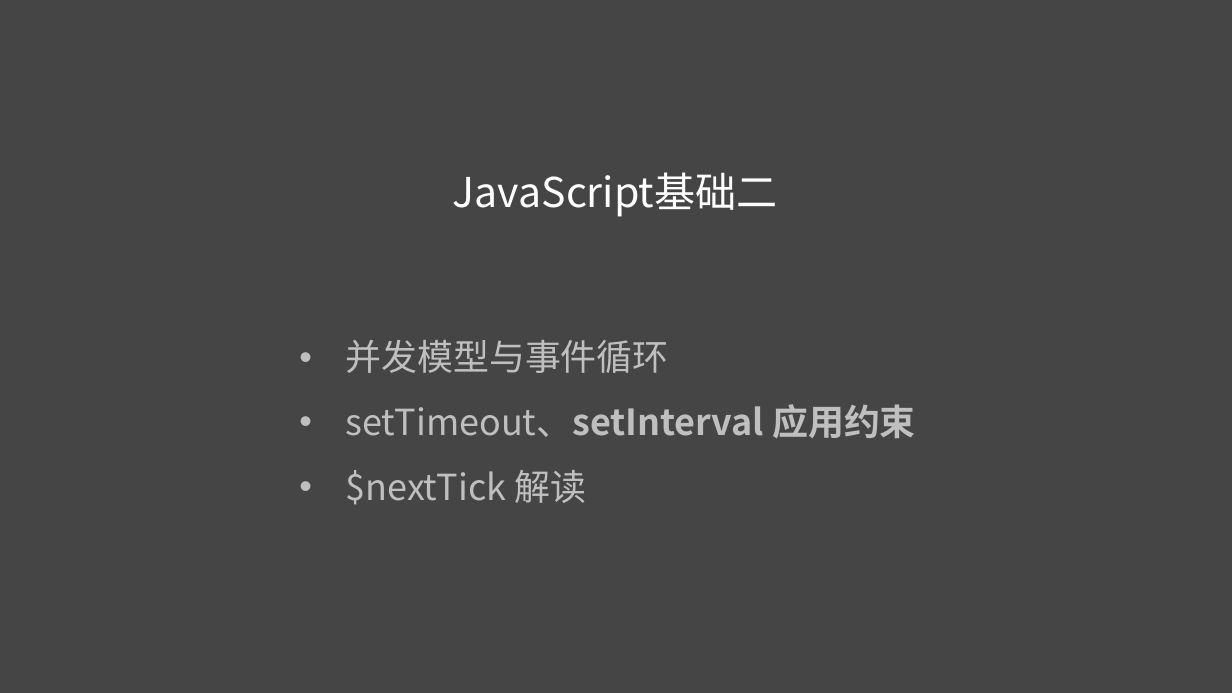
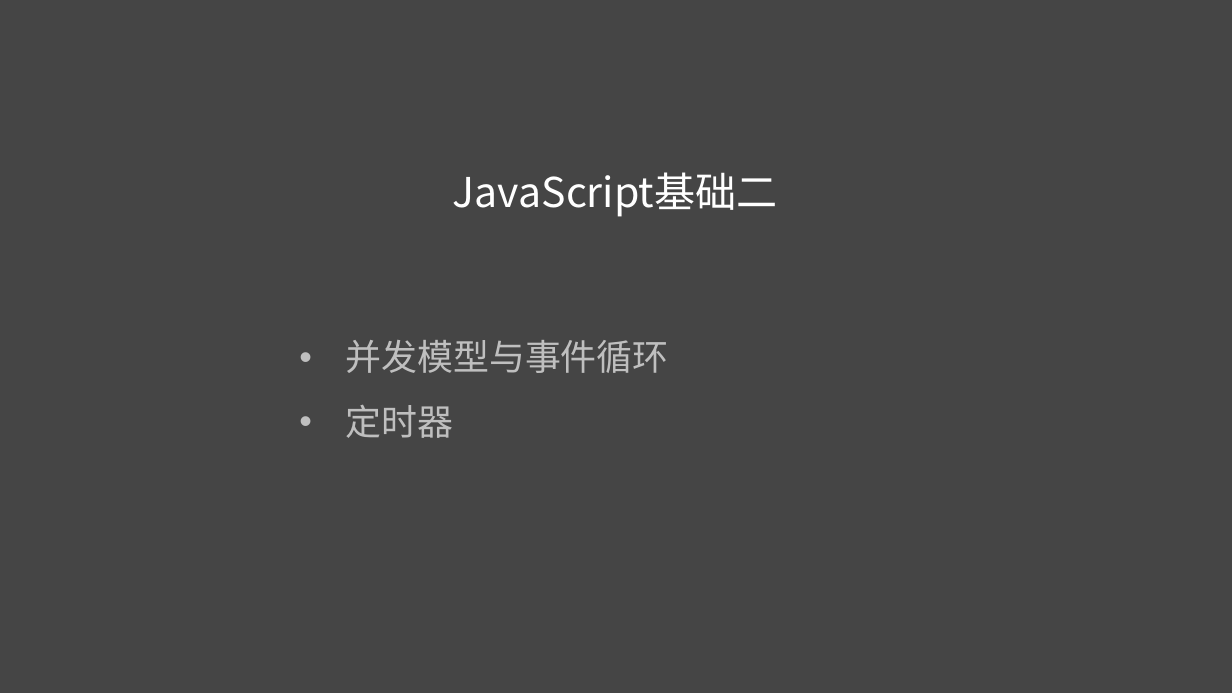
Before and after one commit to liuweiGL/share, a slide deck: slide 1 of ppt/JavaScript基础二.pptx. Drawn at 1232x693 pixels with LibreOffice and Linux fonts; fonts in the diff are those of the drawing. Boxes give left, top, right and bottom in pixels: in the first picture for what was removed or moved away, otherwise in the second. Text is boxed around its words. In the diff, an @@ line names an element or a change of style, - is before the commit and + after.

```diff
--- a/ppt/JavaScript基础二.pptx
+++ b/ppt/JavaScript基础二.pptx
@@ text at (346, 405, 454, 438): text changed @@
-• setTimeout、setInterval 应用约束
-• $nextTick 解读
+• 定时器
```
Also in this commit, not shown: 3 other slides changed, 15 slides added, 2 slides removed.
